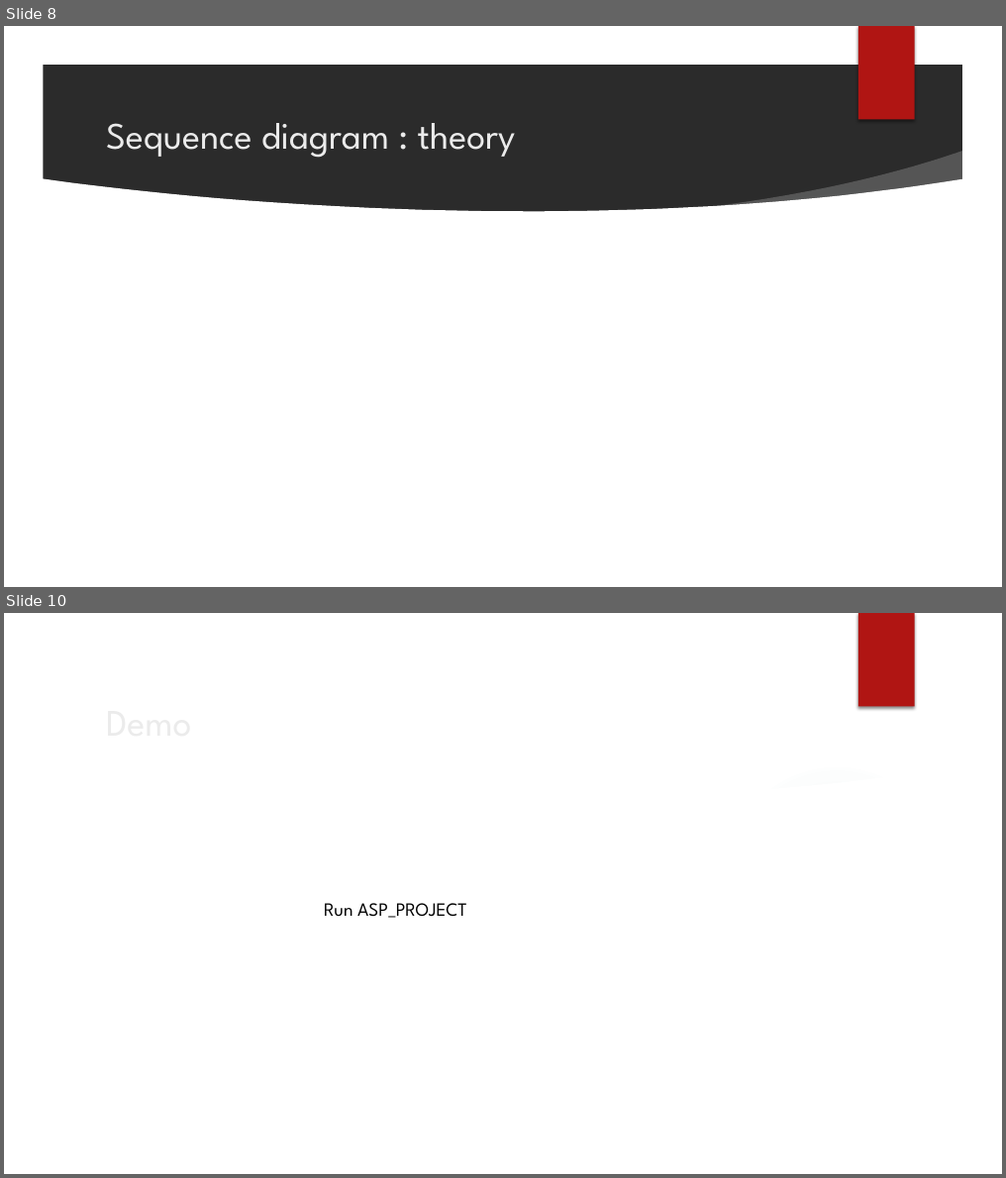
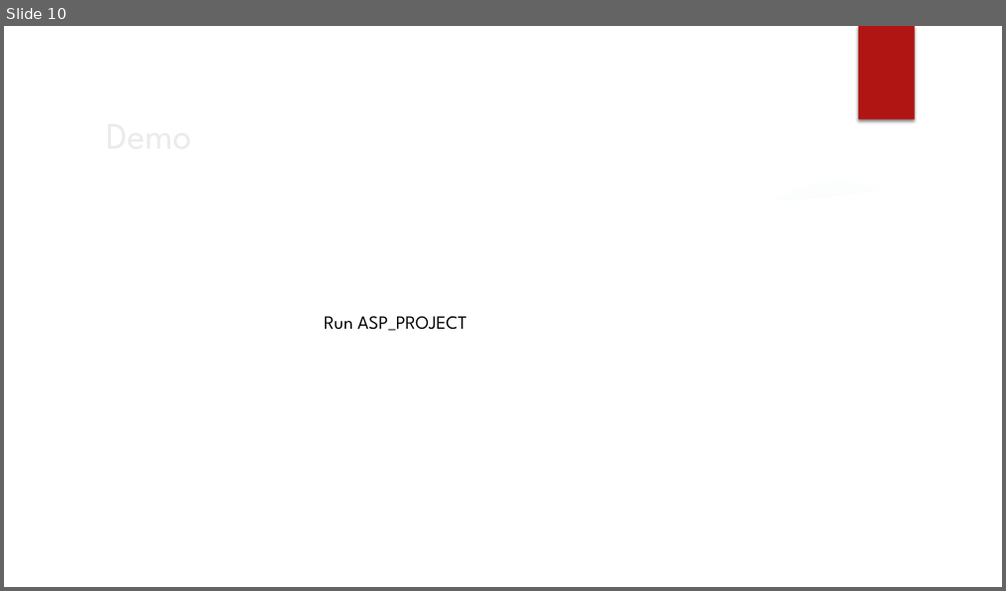
Before and after one commit to simondifalco13/ASP_Project_2021, a slide deck: commun/réunion 9/PPDiFalcoHuygebaert.pptx. Shown one above the other, each under a label of ours: slides 8 and 10 before the commit, slide 10 after it; the slides between them are not shown. The pictures are 1006x1178 and 1006x591 pixels, drawn with LibreOffice and Linux fonts; fonts in the diff are those of the drawing; background and template pictures are left out; a plain dark background stands for a picture behind light text. Boxes give left, top, right and bottom in pixels: in the first picture for what was removed or moved away, otherwise in the second. Text is boxed around its words. In the diff, an @@ line names an element or a change of style, - is before the commit and + after.

```diff
--- a/commun/réunion 9/PPDiFalcoHuygebaert.pptx
+++ b/commun/réunion 9/PPDiFalcoHuygebaert.pptx
@@ slide 8 removed at (4, 26, 1002, 587), background picture (left out); not listed: 7 template elements that a slide beside it also shows @@
@@ title removed at (106, 123, 516, 158) @@
-Sequence diagram : theory
```
Also in this commit, not shown: 2 slides changed, 3 slides added, 2 other slides removed.
